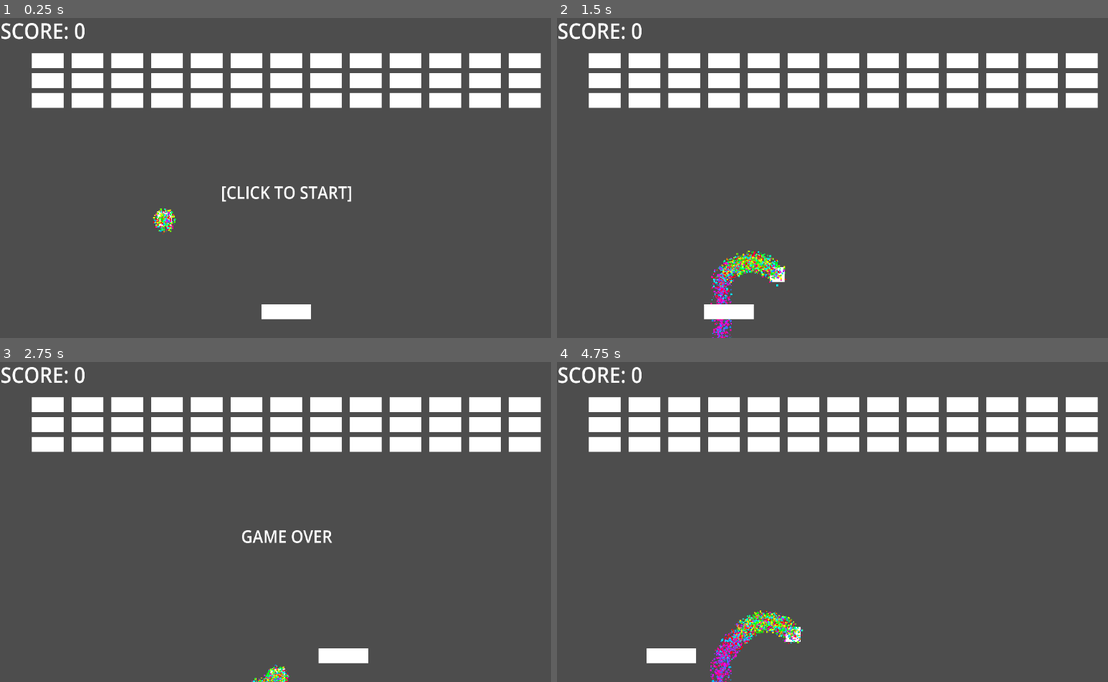
Above: before the commit, frames 1-4 (two rows, left to right).
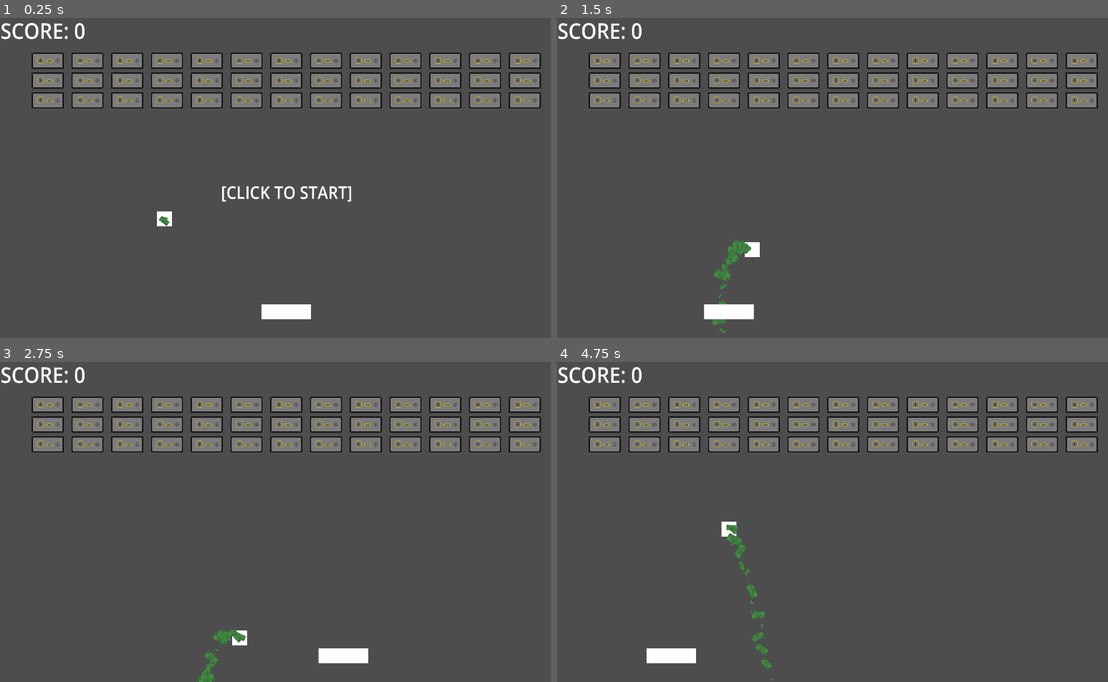
Above: after the commit, the same moments.

Repository: jebdvis/breakout_class
Game: Godot game, scene res://main.tscn
The game is run twice, just before and just after one commit, with the same random seed, the same clock (stepped at 60 frames per second) and the same inputs.
Inputs (mouse positions are in pixels of both pictures, inside the frame that each line leads up to):
- Up to frame 1 (0.25 s): no input
- Up to frame 2 (1.5 s): tap Enter at 0.5 s; move the mouse to (970, 162) at 0.52 s; click (970, 162) at 0.6 s; move the mouse to (727, 194) at 1.27 s; click (727, 194) at 1.35 s
- Up to frame 3 (2.75 s): move the mouse to (341, 451) at 2.02 s; click (341, 451) at 2.1 s
- Up to frame 4 (4.75 s): move the mouse to (815, 586) at 2.77 s; click (815, 586) at 2.85 s; tap Enter at 3.5 s; move the mouse to (1014, 570) at 3.52 s; click (1014, 570) at 3.6 s; move the mouse to (672, 474) at 4.27 s; click (672, 474) at 4.35 s

The runs differ from the first frame. In frame 1, 12% of the frame differs, in the area x 5-99%, y 10-68%; in frame 2, 13%; in frame 3, 12%; in frame 4, 13%, in the area x 5-99%, y 10-100%.

Commit message:
added visuals

Diff:
--- a/breakout/Actors/ball.gd
+++ b/breakout/Actors/ball.gd
@@ -2,8 +2,8 @@
 
 signal collision_occurred
 
-@export var speed: float = 3.0
-@export var max_speed: float = 10.0
+@export var speed: float = 100.0
+@export var max_speed: float = 600.0
 @export var score_label:RichTextLabel
 @export var start_label:RichTextLabel
 
@@ -17,6 +17,8 @@
 	pass
 
 func _physics_process(delta: float) -> void:
+	print(speed)
+
 	#end_game: check if all bricks have been hit
 	if $"../Bricks".get_child_count() == 0:
 		is_running = false
@@ -32,10 +34,10 @@
 	if !is_running:
 		return
 
-	var collision:KinematicCollision2D = move_and_collide(forward * speed)
+	var collision:KinematicCollision2D = move_and_collide(forward * speed * delta)
 	if collision:
 		forward = forward.bounce(collision.get_normal())
-		speed = clamp(speed + .5, 1 , max_speed)
+		speed = clamp(speed + 40, 30 , max_speed)
 
 		if collision.get_collider().is_in_group("Bricks"):
 			collision.get_collider().queue_free()
--- a/breakout/Actors/brick.tscn
+++ b/breakout/Actors/brick.tscn
@@ -1,16 +1,16 @@
 [gd_scene load_steps=3 format=3 uid="uid://db3ajuotu44ya"]
 
-[sub_resource type="CanvasTexture" id="CanvasTexture_k2d8b"]
+[ext_resource type="Texture2D" uid="uid://cxn472asht328" path="res://Assets/Deposit_Brick.png" id="1_0cqu0"]
 
 [sub_resource type="RectangleShape2D" id="RectangleShape2D_334pn"]
-size = Vector2(10.1018, 9.79183)
+size = Vector2(64, 32)
 
 [node name="Brick" type="CharacterBody2D" groups=["Bricks"]]
-scale = Vector2(6.36, 3.2)
 
 [node name="Sprite2D" type="Sprite2D" parent="."]
-scale = Vector2(10.1055, 9.23091)
-texture = SubResource("CanvasTexture_k2d8b")
+texture_filter = 1
+texture = ExtResource("1_0cqu0")
 
 [node name="CollisionShape2D" type="CollisionShape2D" parent="."]
+position = Vector2(-0.163623, -0.0818381)
 shape = SubResource("RectangleShape2D_334pn")
--- a/breakout/main.tscn
+++ b/breakout/main.tscn
@@ -1,10 +1,11 @@
 [gd_scene load_steps=19 format=3 uid="uid://dlf8vajc06nua"]
 
 [ext_resource type="Script" path="res://Actors/ball.gd" id="1_id2dd"]
+[ext_resource type="Texture2D" uid="uid://cekos1pbjtkbo" path="res://Assets/Dollar.png" id="2_ktqg0"]
 [ext_resource type="Script" path="res://Actors/paddle.gd" id="2_xyqfy"]
 [ext_resource type="PackedScene" uid="uid://db3ajuotu44ya" path="res://Actors/brick.tscn" id="3_vdqp3"]
 [ext_resource type="Script" path="res://Actors/camera_2d.gd" id="4_72s8n"]
-[ext_resource type="AudioStream" uid="uid://cyjna3v5oxk7e" path="res://mixkit-epic-impact-afar-explosion-2782.wav" id="5_gcah1"]
+[ext_resource type="AudioStream" uid="uid://cyjna3v5oxk7e" path="res://Assets/mixkit-epic-impact-afar-explosion-2782.wav" id="5_gcah1"]
 [ext_resource type="Script" path="res://audio_stream_player.gd" id="6_c5ma3"]
 
 [sub_resource type="CanvasTexture" id="CanvasTexture_8duk7"]
@@ -12,17 +13,12 @@
 [sub_resource type="RectangleShape2D" id="RectangleShape2D_clp7y"]
 size = Vector2(30, 30)
 
-[sub_resource type="CanvasTexture" id="CanvasTexture_tdx2q"]
-
 [sub_resource type="Curve" id="Curve_rk2gh"]
-min_value = -500.0
-max_value = 500.0
 _data = [Vector2(0, 1), 0.0, 0.0, 0, 0, Vector2(0.5, 357.143), 0.0, 0.0, 0, 0, Vector2(1, 1), 0.0, 0.0, 0, 0]
 point_count = 3
 
-[sub_resource type="Curve" id="Curve_h2y3h"]
-min_value = -1.0
-_data = [Vector2(0, 1), 0.0, 0.0, 0, 0, Vector2(0.38764, 0.120879), 0.0, 0.0, 0, 0, Vector2(1, 1), 0.0, 0.0, 0, 0]
+[sub_resource type="Curve" id="Curve_yxo7a"]
+_data = [Vector2(0, 1), 0.0, 0.0, 0, 0, Vector2(0.542857, 1), 0.0, 0.0, 0, 0, Vector2(1, 0.00613844), 0.0, 0.0, 0, 0]
 point_count = 3
 
 [sub_resource type="CanvasTexture" id="CanvasTexture_exukn"]
@@ -57,22 +53,21 @@
 shape = SubResource("RectangleShape2D_clp7y")
 
 [node name="CPUParticles2D" type="CPUParticles2D" parent="Ball"]
-amount = 7000
-lifetime = 3.0
-texture = SubResource("CanvasTexture_tdx2q")
+amount = 30
+lifetime = 2.0
+randomness = 0.15
+texture = ExtResource("2_ktqg0")
 emission_shape = 1
-emission_sphere_radius = 22.1
+emission_sphere_radius = 7.77
 spread = 126.82
 gravity = Vector2(0, 300)
-angular_velocity_min = 3.2
-angular_velocity_max = 10.25
+angular_velocity_min = -470.92
+angular_velocity_max = 354.16
 orbit_velocity_curve = SubResource("Curve_rk2gh")
+angle_min = -20.0
+angle_max = 20.0
 scale_amount_min = 0.0
-scale_amount_max = 4.0
-color = Color(0.883333, 0, 1, 1)
-hue_variation_min = -1.0
-hue_variation_max = 1.0
-hue_variation_curve = SubResource("Curve_h2y3h")
+scale_amount_curve = SubResource("Curve_yxo7a")
 
 [node name="Paddle" type="CharacterBody2D" parent="." groups=["Paddle"]]
 position = Vector2(597.126, 594.219)
Binary file added: breakout/Assets/Deposit_Brick.png
Not shown, changed: breakout/Assets/Deposit_Brick.png.import
Binary file added: breakout/Assets/Dollar.png
Not shown, added: breakout/Assets/Dollar.png.import
Renamed: breakout/cowtoolsirl.jpg -> breakout/Assets/cowtoolsirl.jpg
Not shown, added: breakout/Assets/cowtoolsirl.jpg.import
Not shown, added: breakout/Assets/mixkit-epic-impact-afar-explosion-2782.wav.import
Not shown, removed: breakout/mixkit-epic-impact-afar-explosion-2782.wav.import
Not shown, added: breakout/Assets/mixkit-epic-impact-afar-explosion-2782.wav
